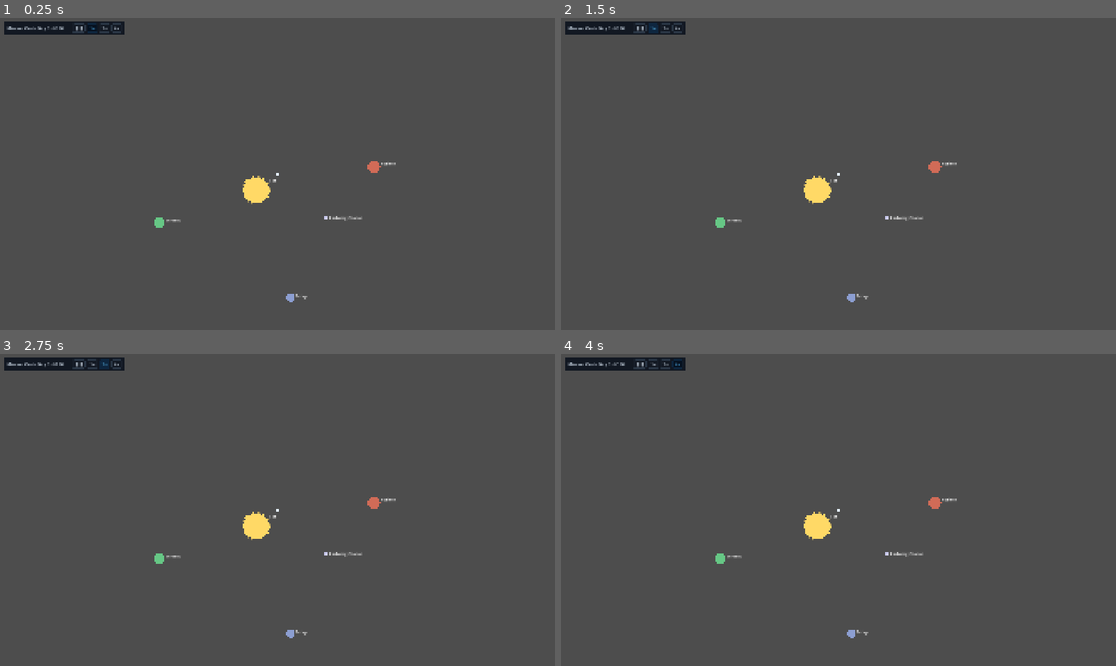
Above: before the commit, frames 1-4 (two rows, left to right).
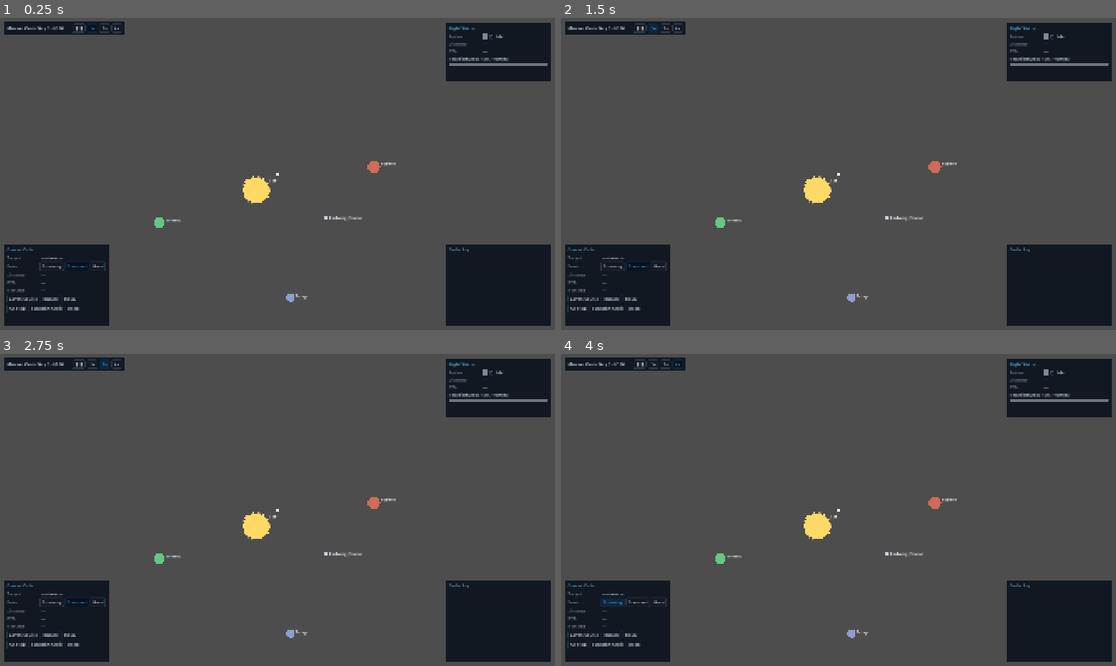
Above: after the commit, the same moments.

Repository: AndrewDrinkwater/farhorizon
Game: Godot game, scene res://src/ui/shell/main.tscn
The game is run twice, just before and just after one commit, with the same random seed, the same clock (stepped at 60 frames per second) and the same inputs.
Inputs (mouse positions are in pixels of both pictures, inside the frame that each line leads up to):
- Up to frame 1 (0.25 s): no input
- Up to frame 2 (1.5 s): click "❚❚" at 0.5 s; click "1×" at 1.25 s
- Up to frame 3 (2.75 s): click "2×" at 2 s
- Up to frame 4 (4 s): click "4×" at 2.75 s; click (610, 603) at 3.5 s, where only the run after the commit has a clickable "Economy"

The runs differ from the first frame. In frame 1, 13% of the frame differs, in the area x 0-100%, y 1-99%; in frame 2, 13%; in frame 3, 13%; in frame 4, 13%.

Commit message:
Fix Helm console rendering off-screen + add screenshot dev utility
HelmConsole stayed size (0,0) (a plain Control under a plain Control isn't laid
out by set_anchors_preset), so its corner-anchored panels landed off-screen.
Set explicit full-rect anchors/offsets in _ready. Verified visually via
tools/screenshot.gd. The console is persistent (always on).

Co-Authored-By: Claude Opus 4.8 (1M context) <noreply@anthropic.com>

Diff:
--- a/src/ui/consoles/helm_console.gd
+++ b/src/ui/consoles/helm_console.gd
@@ -33,7 +33,14 @@
 
 
 func _ready() -> void:
-	set_anchors_preset(Control.PRESET_FULL_RECT)
+	# Fill the parent explicitly: a plain-Control parent doesn't lay us out, and
+	# set_anchors_preset alone left this at size 0 (panels then anchor off-screen).
+	anchor_right = 1.0
+	anchor_bottom = 1.0
+	offset_left = 0.0
+	offset_top = 0.0
+	offset_right = 0.0
+	offset_bottom = 0.0
 	mouse_filter = Control.MOUSE_FILTER_IGNORE  # let map clicks through; panels still catch theirs
 	_build_course_order()
 	_build_flight_status()
--- /dev/null
+++ b/tools/screenshot.gd
@@ -0,0 +1,21 @@
+extends SceneTree
+## Dev utility: boot the main scene, render a few frames, save a screenshot to
+## user://helm_shot.png. Useful for eyeballing UI without a headless renderer.
+## Run NON-headless (needs a GPU/window):
+##   godot --path . -s tools/screenshot.gd
+
+var _frame: int = 0
+
+
+func _initialize() -> void:
+	var scene := load("res://src/ui/shell/main.tscn") as PackedScene
+	root.add_child(scene.instantiate())
+
+
+func _process(_delta: float) -> bool:
+	_frame += 1
+	if _frame >= 45:
+		root.get_texture().get_image().save_png("user://helm_shot.png")
+		print("[screenshot] saved user://helm_shot.png")
+		return true
+	return false
Not shown, added: tools/screenshot.gd.uid
Not shown, changed: DEVLOG.md
